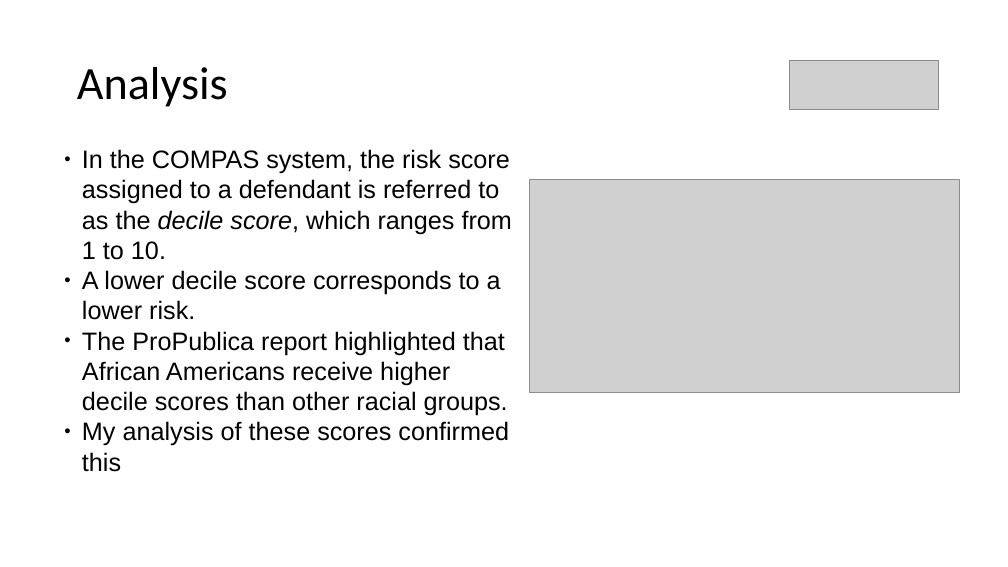
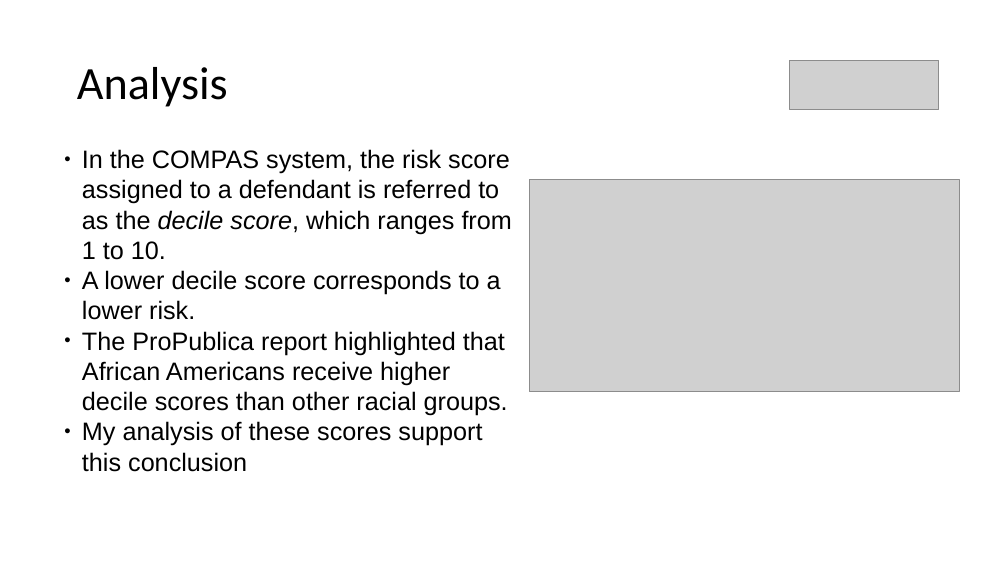
Before and after one commit to arjun7973/msds640_caseStudy, a slide deck: slide 9 of 25Sumr8W2_MSDS640_X70/2025_COMPAS_Bias_Case_Study/presentation/COMPAS_Bias_Presentation.pptx. Drawn at 1008x567 pixels with LibreOffice and Linux fonts; fonts in the diff are those of the drawing; grey boxes stand for pictures. Boxes give left, top, right and bottom in pixels: in the first picture for what was removed or moved away, otherwise in the second. Text is boxed around its words. In the diff, an @@ line names an element or a change of style, - is before the commit and + after.

```diff
--- a/25Sumr8W2_MSDS640_X70/2025_COMPAS_Bias_Case_Study/presentation/COMPAS_Bias_Presentation.pptx
+++ b/25Sumr8W2_MSDS640_X70/2025_COMPAS_Bias_Case_Study/presentation/COMPAS_Bias_Presentation.pptx
@@ text at (82, 421, 482, 472): text changed @@
-● My analysis of these scores confirmed this
+● My analysis of these scores support this conclusion
```
Also in this commit, not shown: 3 other slides changed.
